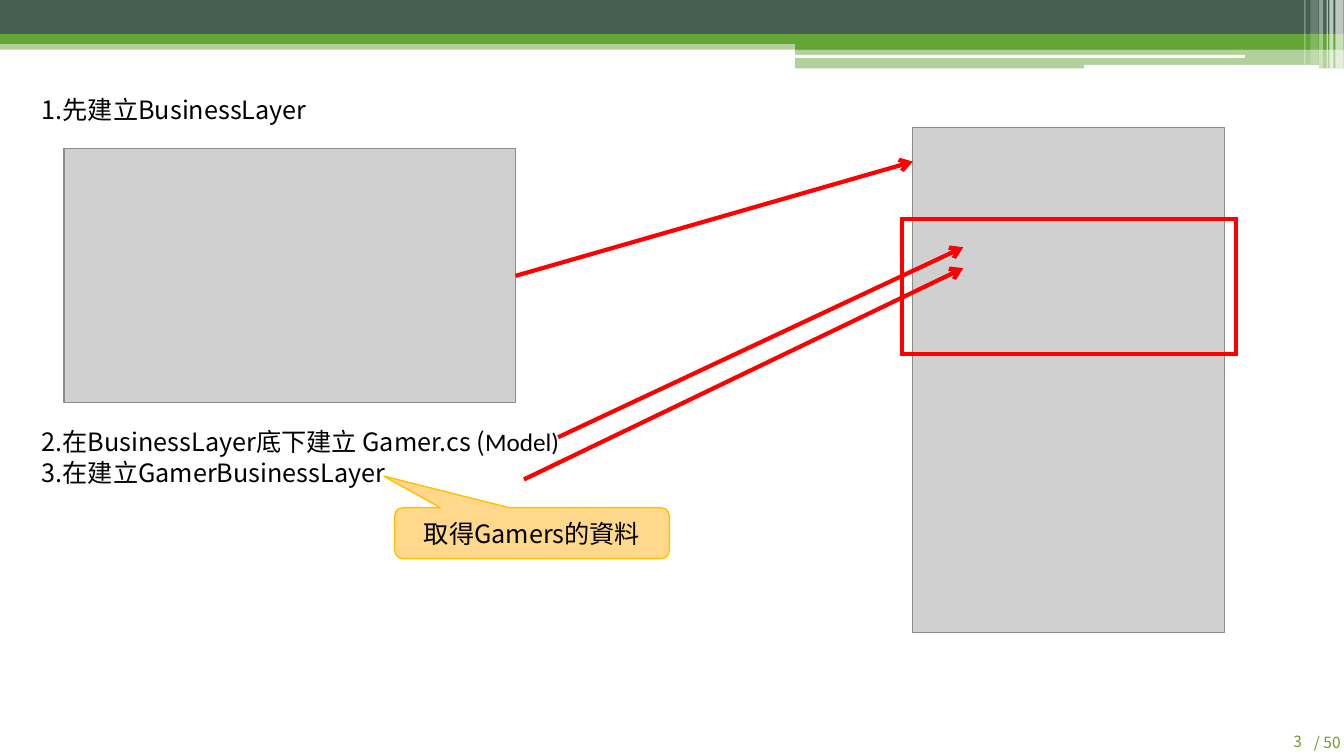
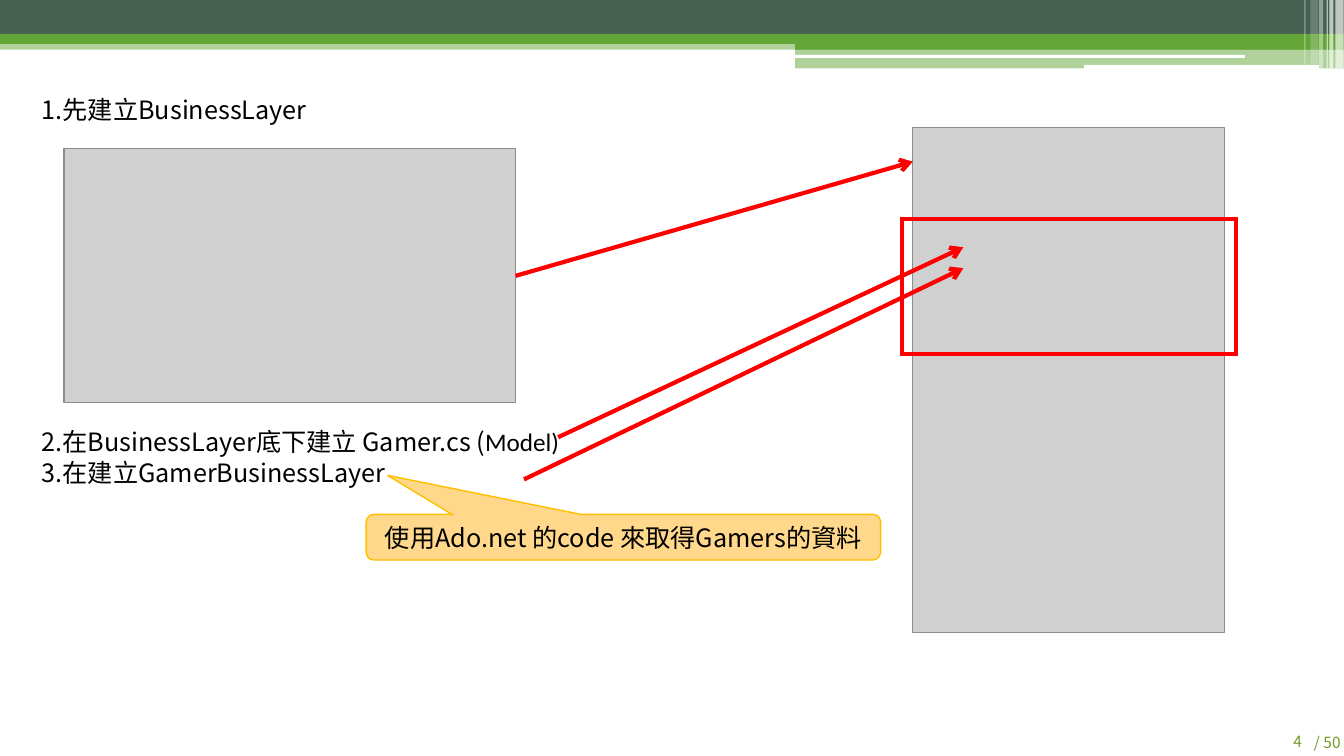
Before and after one commit to f85084/MVC, a slide deck: slide 5 of 現代 .Net 開發者之路 - MVC 完全精通.pptx (slide 4 before the commit). Drawn at 1344x756 pixels with LibreOffice and Linux fonts; fonts in the diff are those of the drawing; grey boxes stand for pictures. Boxes give left, top, right and bottom in pixels: in the first picture for what was removed or moved away, otherwise in the second. Text is boxed around its words. In the diff, an @@ line names an element or a change of style, - is before the commit and + after.

```diff
--- a/現代 .Net 開發者之路 - MVC 完全精通.pptx
+++ b/現代 .Net 開發者之路 - MVC 完全精通.pptx
@@ rounded speech box "使用Ado.net 的code 來取得Gamers的資料": place and size @@
-rounded speech box "使用Ado.net 的code 來取得Gamers的資料" at <box>395,508,670,560</box>
+rounded speech box "使用Ado.net 的code 來取得Gamers的資料" at <box>366,514,880,560</box>
@@ rounded speech box "使用Ado.net 的code 來取得Gamers的資料" at <box>366,514,880,560</box>: proportions changed @@
@@ text in rounded speech box at <box>385,525,862,549</box>: text changed @@
-取得Gamers的資料
+使用Ado.net 的code 來取得Gamers的資料
@@ page number at <box>1293,735,1302,747</box>: text changed @@
-3
+4
```
Also in this commit, not shown: 13 other slides changed, 2 slides added, 1 slide removed, 18 other files.
